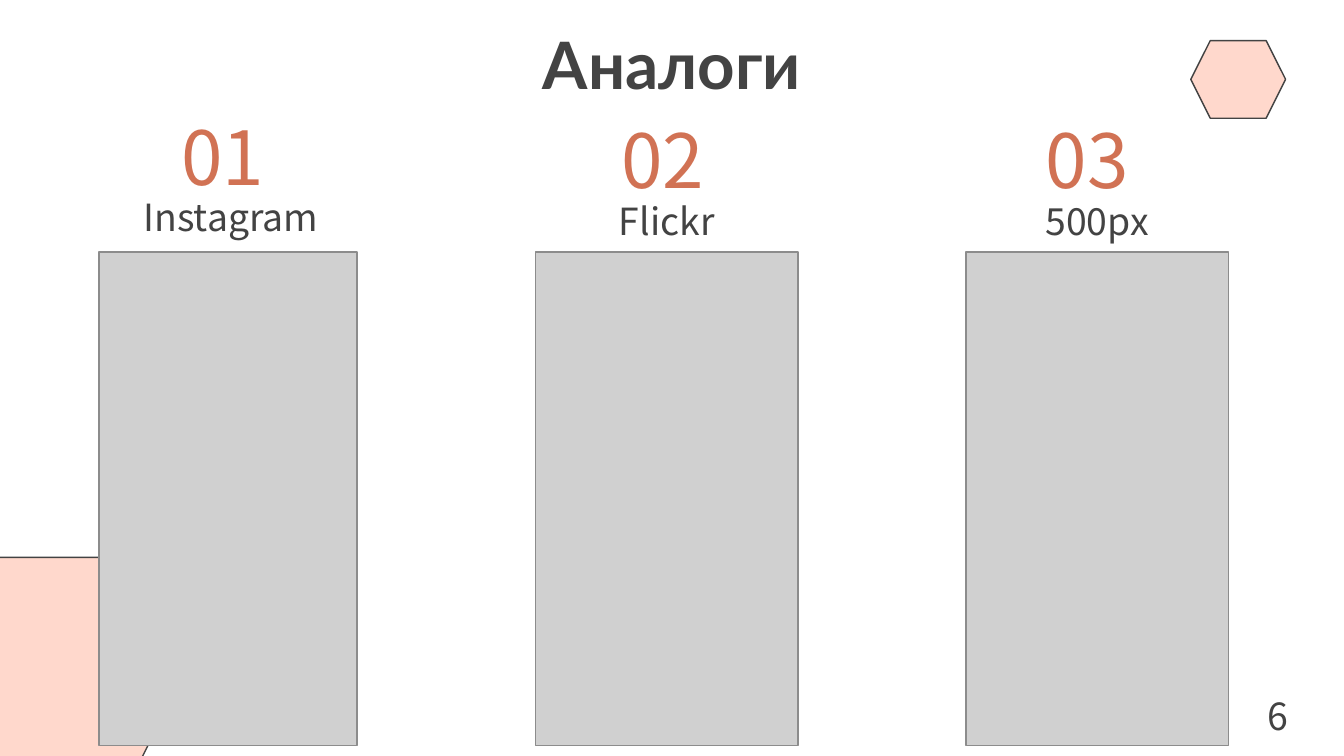
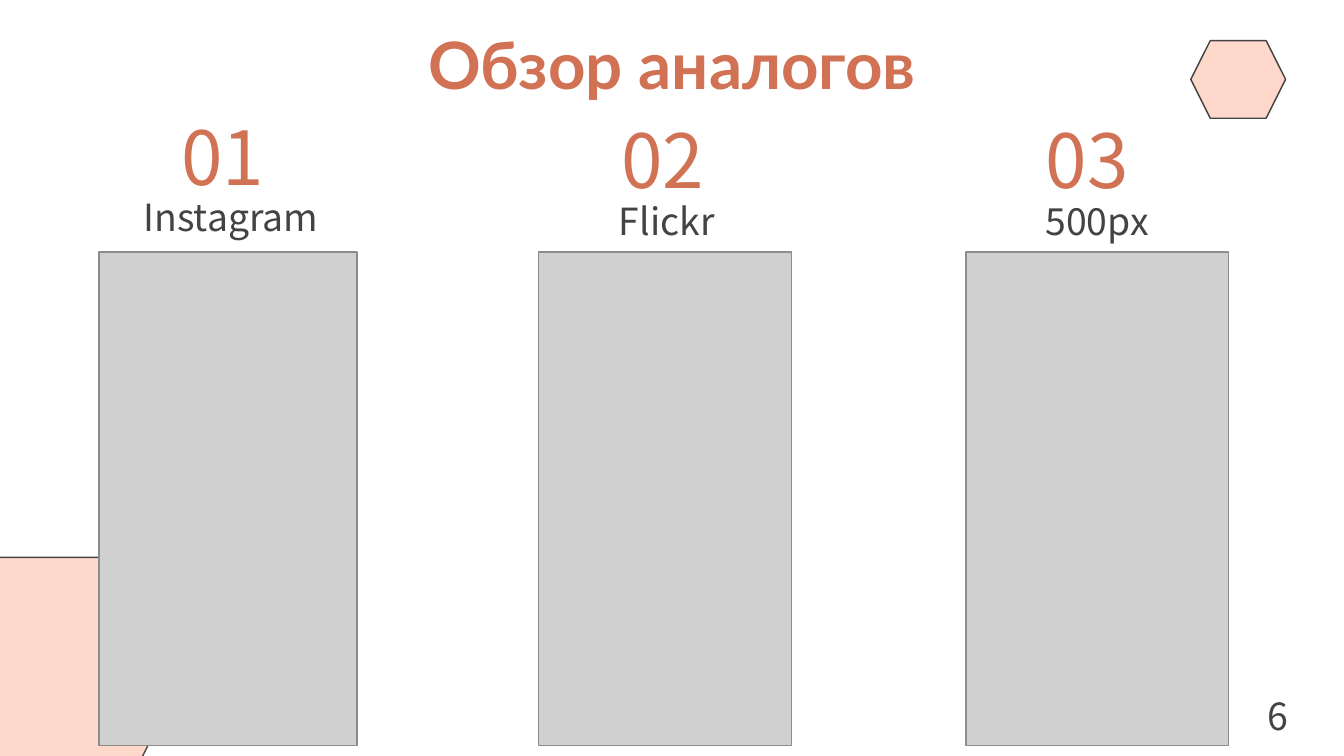
Before and after one commit to Puroktor/PicStorm, a slide deck: slide 6 of docs/PicStorm_Slides.pptx. Drawn at 1344x756 pixels with LibreOffice and Linux fonts; fonts in the diff are those of the drawing; grey boxes stand for pictures. Boxes give left, top, right and bottom in pixels: in the first picture for what was removed or moved away, otherwise in the second. Text is boxed around its words. In the diff, an @@ line names an element or a change of style, - is before the commit and + after.

```diff
--- a/docs/PicStorm_Slides.pptx
+++ b/docs/PicStorm_Slides.pptx
@@ title at bbox=[428, 41, 916, 100]: text changed; text colour #434343 to #D17254 @@
-Аналоги
+Обзор аналогов
@@ picture: place and size @@
-picture at bbox=[535, 251, 797, 745]
+picture at bbox=[539, 251, 792, 745]
```
Also in this commit, not shown: 16 other slides changed, 4 slides added, 1 slide removed, 8 other files.
